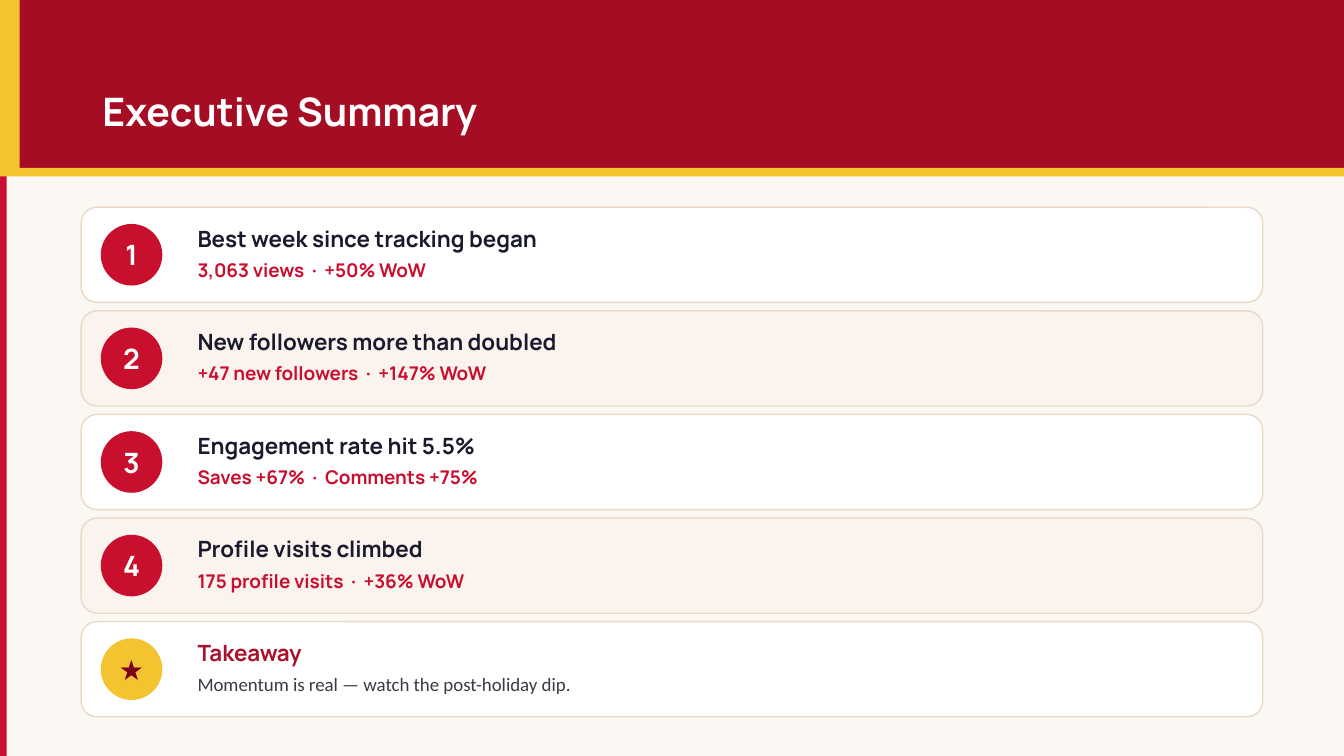
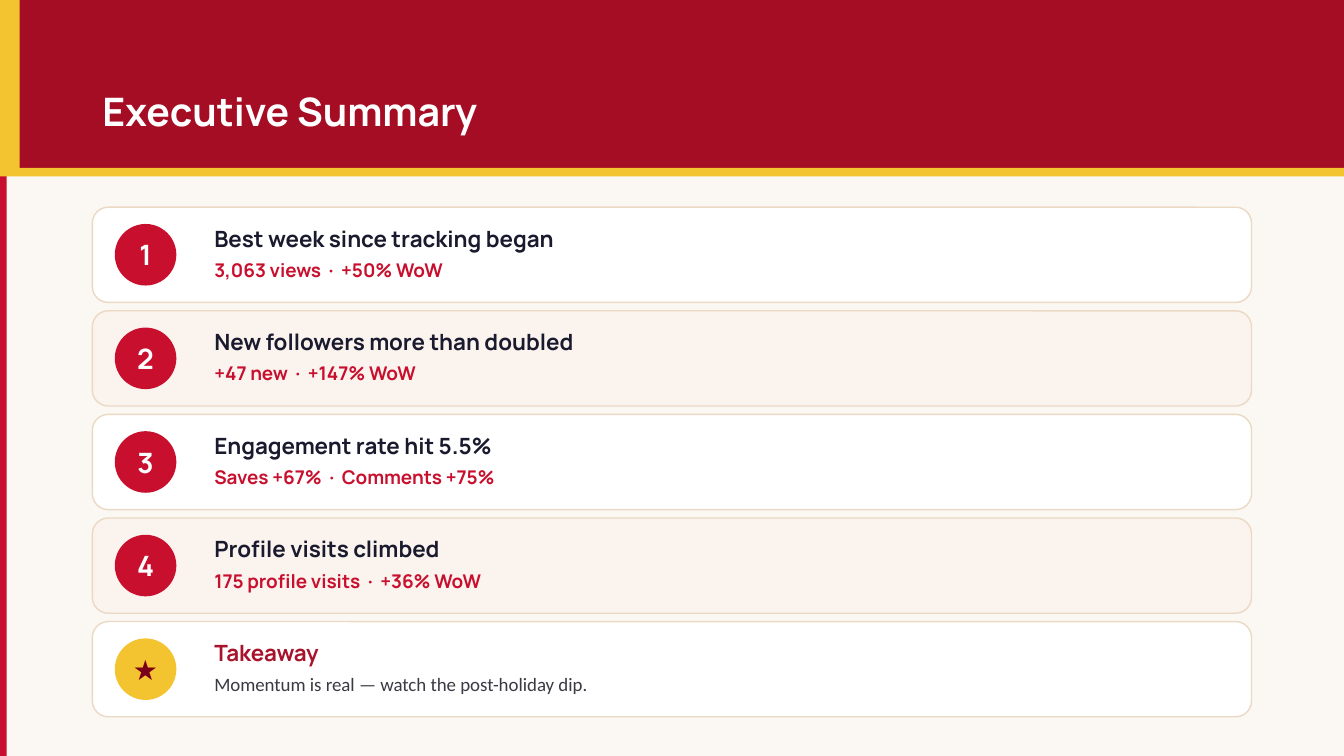
Before and after one commit to yu-ting-alice-tseng/portfolio, a slide deck: slide 2 of assets/Engoo_Weekly Report_EN.pptx. Drawn at 1344x756 pixels with LibreOffice and Linux fonts; fonts in the diff are those of the drawing. Boxes give left, top, right and bottom in pixels: in the first picture for what was removed or moved away, otherwise in the second. Text is boxed around its words. In the diff, an @@ line names an element or a change of style, - is before the commit and + after.

```diff
--- a/assets/Engoo_Weekly Report_EN.pptx
+++ b/assets/Engoo_Weekly Report_EN.pptx
@@ rounded rectangle: place and size @@
-rounded rectangle at <box>82,208,1263,302</box>
+rounded rectangle at <box>93,208,1252,302</box>
@@ text "Best week since tracking began": place and size @@
-text "Best week since tracking began" at <box>198,230,537,253</box>
+text "Best week since tracking began" at <box>214,230,554,253</box>
@@ text "3,063 views · +50% WoW": place and size @@
-text "3,063 views · +50% WoW" at <box>198,263,426,280</box>
+text "3,063 views · +50% WoW" at <box>214,263,443,280</box>
@@ rounded rectangle: place and size @@
-rounded rectangle at <box>82,311,1263,405</box>
+rounded rectangle at <box>93,311,1252,405</box>
@@ text "New followers more than doubled": place and size @@
-text "New followers more than doubled" at <box>198,333,557,351</box>
+text "New followers more than doubled" at <box>214,333,573,351</box>
@@ text at <box>214,366,416,381</box>: text changed @@
-+47 new followers · +147% WoW
++47 new · +147% WoW
@@ rounded rectangle: place and size @@
-rounded rectangle at <box>82,414,1263,509</box>
+rounded rectangle at <box>93,414,1252,509</box>
@@ text "Engagement rate hit 5.5%": place and size @@
-text "Engagement rate hit 5.5%" at <box>198,437,475,460</box>
+text "Engagement rate hit 5.5%" at <box>214,437,492,460</box>
@@ text "Saves +67% · Comments +75%": place and size @@
-text "Saves +67% · Comments +75%" at <box>198,470,478,485</box>
+text "Saves +67% · Comments +75%" at <box>214,470,495,485</box>
@@ rounded rectangle: place and size @@
-rounded rectangle at <box>82,518,1263,613</box>
+rounded rectangle at <box>93,518,1252,613</box>
@@ text "Profile visits climbed": place and size @@
-text "Profile visits climbed" at <box>198,540,423,558</box>
+text "Profile visits climbed" at <box>214,540,439,558</box>
@@ text "175 profile visits · +36% ...": place and size @@
-text "175 profile visits · +36% ..." at <box>198,574,465,593</box>
+text "175 profile visits · +36% ..." at <box>214,574,481,593</box>
@@ rounded rectangle: place and size @@
-rounded rectangle at <box>82,622,1263,717</box>
+rounded rectangle at <box>93,622,1252,717</box>
@@ 5 ellipses: place and size @@
-5 ellipses at <box>101,224,162,700</box>
+5 ellipses at <box>115,224,176,700</box>
@@ text "Takeaway": place and size @@
-text "Takeaway" at <box>198,645,302,667</box>
+text "Takeaway" at <box>214,645,318,667</box>
@@ text "Momentum is real — watch ...": place and size @@
-text "Momentum is real — watch ..." at <box>198,678,571,694</box>
+text "Momentum is real — watch ..." at <box>214,678,587,694</box>
```
Also in this commit, not shown: 5 other slides changed, 24 other files.
